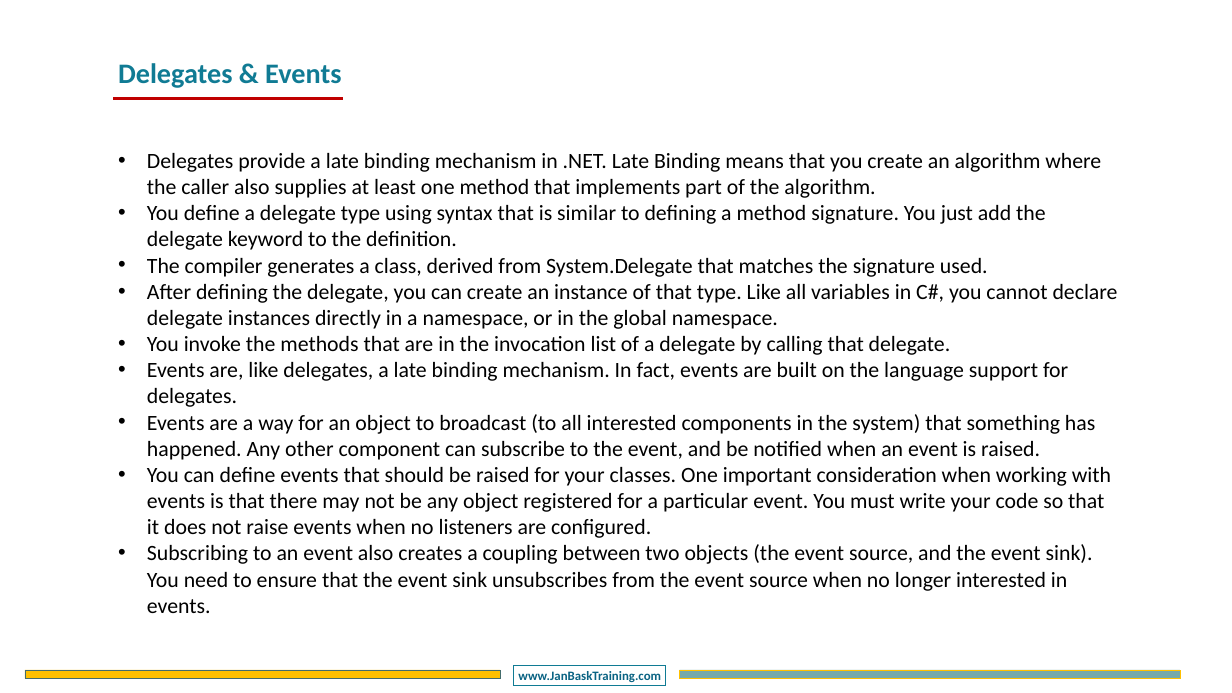
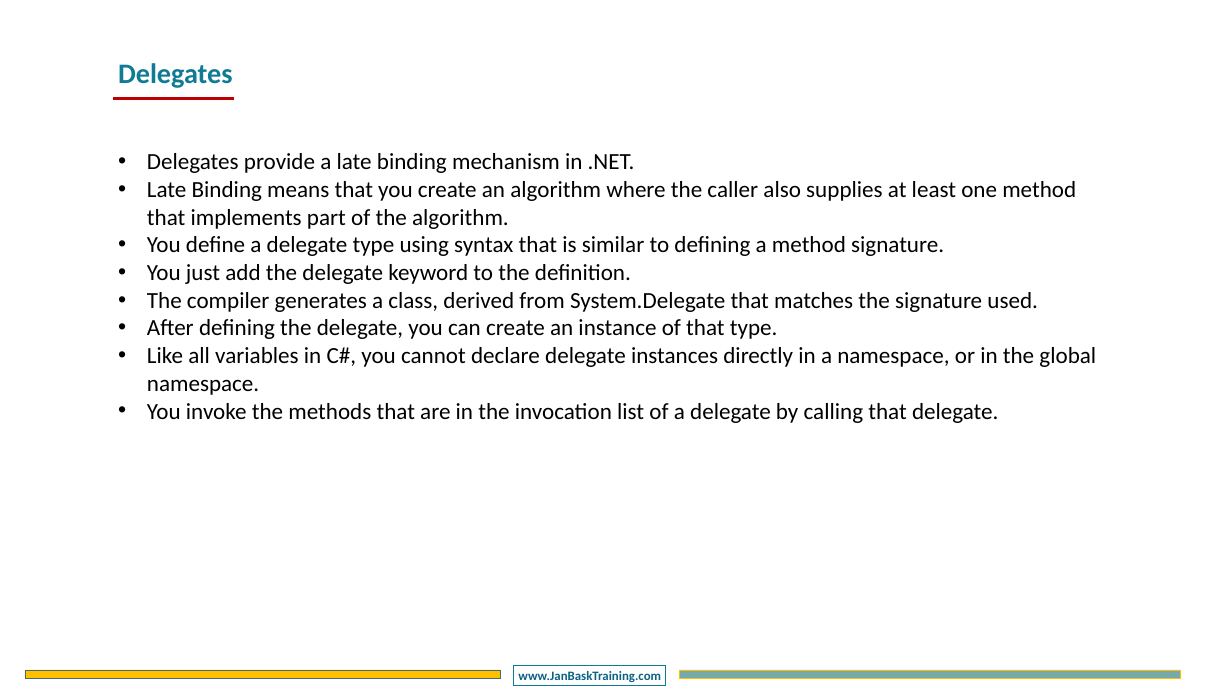
Before and after one commit to DotNetTraining/DotNetEssentials, a slide deck: slide 9 of slides/OOPC/OOPC - Chapter3.pptx (slide 11 before the commit). Drawn at 1232x693 pixels with LibreOffice and Linux fonts; fonts in the diff are those of the drawing; background and template pictures are left out. Boxes give left, top, right and bottom in pixels: in the first picture for what was removed or moved away, otherwise in the second. Text is boxed around its words. In the diff, an @@ line names an element or a change of style, - is before the commit and + after.

```diff
--- a/slides/OOPC/OOPC - Chapter3.pptx
+++ b/slides/OOPC/OOPC - Chapter3.pptx
@@ text at (118,63,233,88): text changed @@
-Delegates & Events
+Delegates
@@ line moved from (114, 99) - (343, 99) to (114, 99) - (234, 99) @@
@@ text at (147,153,1076,284): text changed; size 34 to 36 pt @@
-• Delegates provide a late binding mechanism in .NET. Late Binding means that you create an algorithm where the caller also supplies at least one method that implements part of the algorithm.
-• You define a delegate type using syntax that is similar to defining a method signature. You just add the delegate keyword to the definition.
+• Delegates provide a late binding mechanism in .NET.
+• Late Binding means that you create an algorithm where the caller also supplies at least one method that implements part of the algorithm.
+• You define a delegate type using syntax that is similar to defining a method signature.
+• You just add the delegate keyword to the definition.
@@ text at (147,292,1038,423): size 34 to 36 pt in "The compiler generates a class, derived from ...", "You invoke the methods that are in ..." @@
@@ text at (147,319,1096,395): text changed; size 34 to 36 pt @@
-• After defining the delegate, you can create an instance of that type. Like all variables in C#, you cannot declare delegate instances directly in a namespace, or in the global namespace.
+• After defining the delegate, you can create an instance of that type.
+• Like all variables in C#, you cannot declare delegate instances directly in a namespace, or in the global namespace.
@@ text at (147,362,1111,613): paragraphs removed @@
-• Events are, like delegates, a late binding mechanism. In fact, events are built on the language support for delegates.
-• Events are a way for an object to broadcast (to all interested components in the system) that something has happened. Any other component can subscribe to the event, and be notified when an event is raised.
-• You can define events that should be raised for your classes. One important consideration when working with events is that there may not be any object registered for a particular event. You must write your code so that it does not raise events when no listeners are configured.
-• Subscribing to an event also creates a coupling between two objects (the event source, and the event sink). You need to ensure that the event sink unsubscribes from the event source when no longer interested in events.
```
Also in this commit, not shown: 4 other slides changed, 3 slides added, 7 slides removed, 7 other files.
